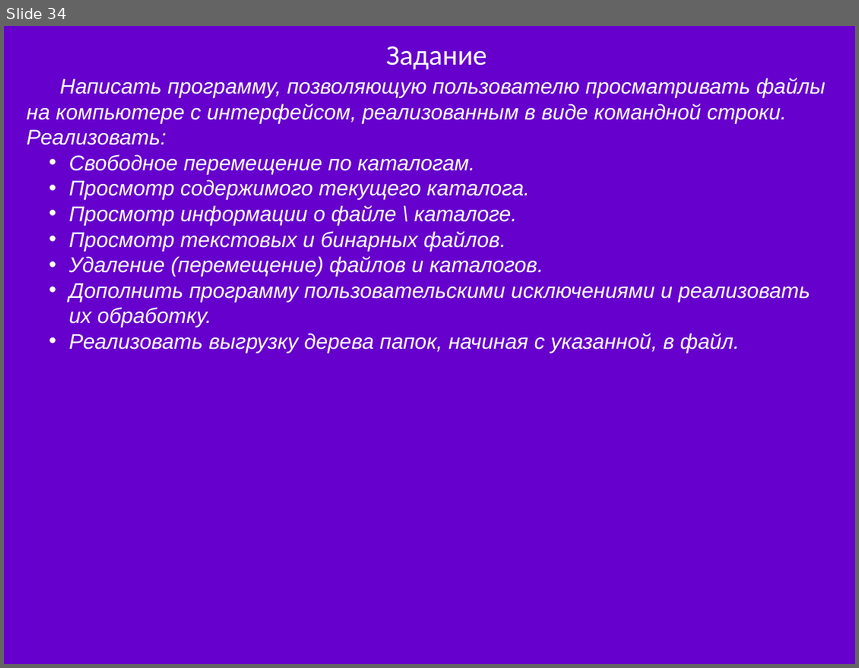
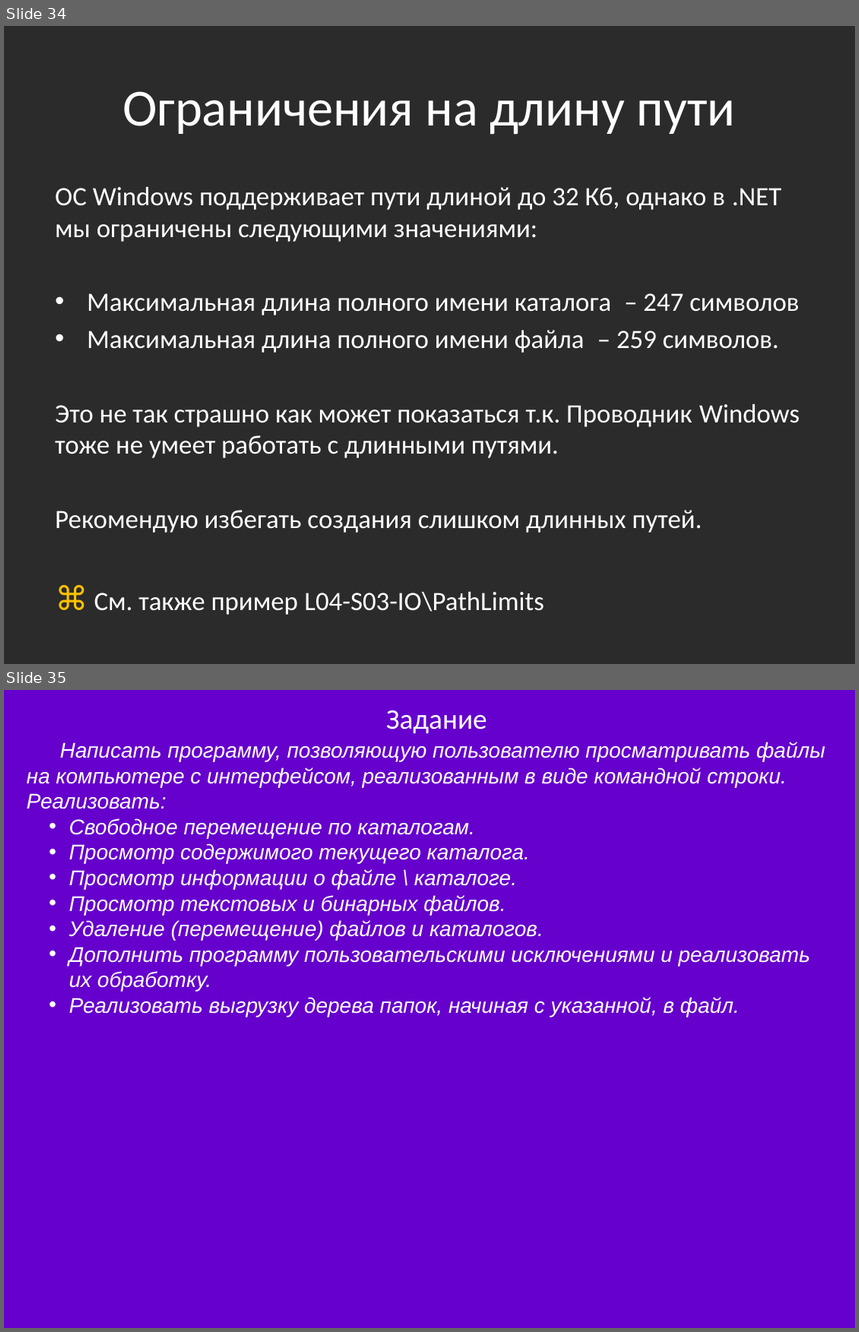
Before and after one commit to bazile/Training, a slide deck: Presentation/lesson-04-io.pptx. Shown one above the other, each under a label of ours: slide 34 before the commit, slides 34 and 35 after it. The pictures are 859x668 and 859x1332 pixels, drawn with LibreOffice and Linux fonts; fonts in the diff are those of the drawing; background and template pictures are left out; a plain dark background stands for a picture behind light text. Boxes give left, top, right and bottom in pixels: in the first picture for what was removed or moved away, otherwise in the second. Text is boxed around its words. In the diff, an @@ line names an element or a change of style, - is before the commit and + after.

Commit message:
Info on path limits and C# demo

```diff
--- a/Presentation/lesson-04-io.pptx
+++ b/Presentation/lesson-04-io.pptx
@@ slide 34 added at <box>4,26,855,664</box>, background picture (left out) @@
@@ title added at <box>123,91,735,135</box>, 44 pt, text #FFFFFF @@
+Ограничения на длину пути
@@ text added at <box>55,187,800,615</box>, 22.4 pt, text #FFFFFF @@
+ОС Windows поддерживает пути длиной до 32 Кб, однако в .NET мы ограничены следующими значениями:
+• Максимальная длина полного имени каталога – 247 символов
+• Максимальная длина полного имени файла – 259 символов.
+Это не так страшно как может показаться т.к. Проводник Windows тоже не умеет работать с длинными путями.
+Рекомендую избегать создания слишком длинных путей.
+⌘ См. также пример L04-S03-IO\PathLimits
@@ what was slide 34 is now slide 35 @@
```
Also in this commit, not shown: 1 slide changed, 4 other files.
